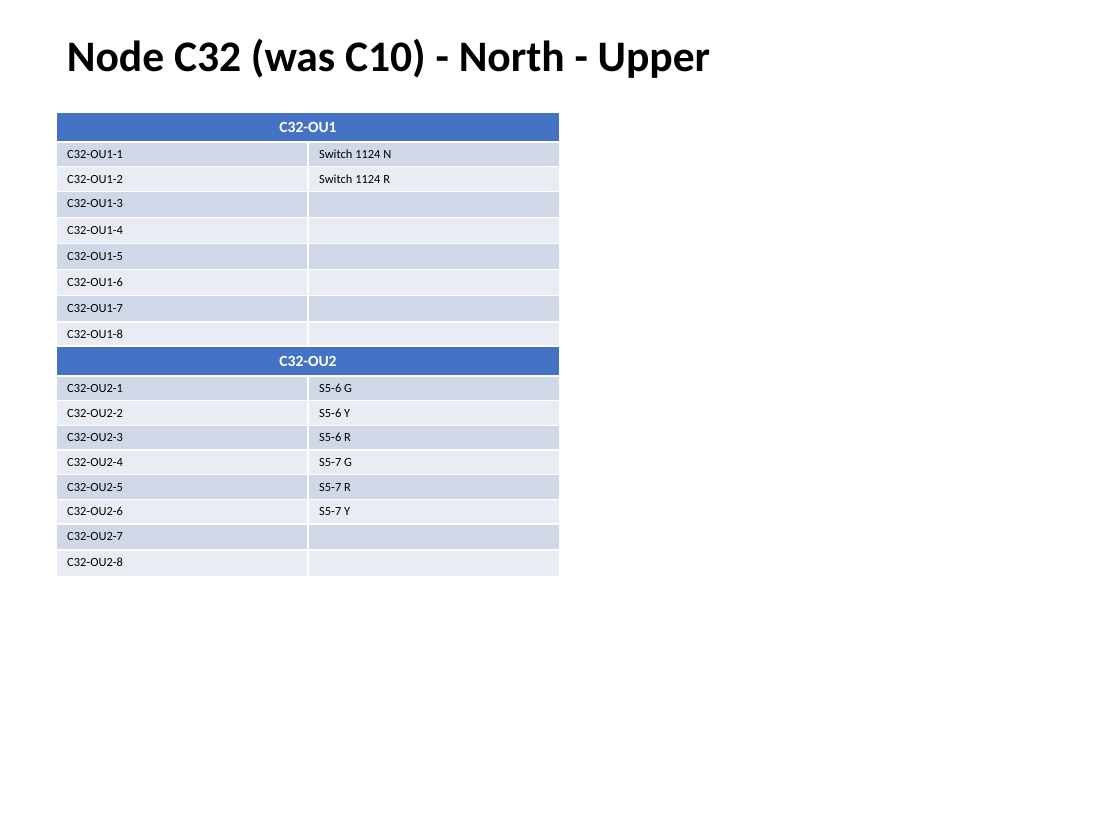
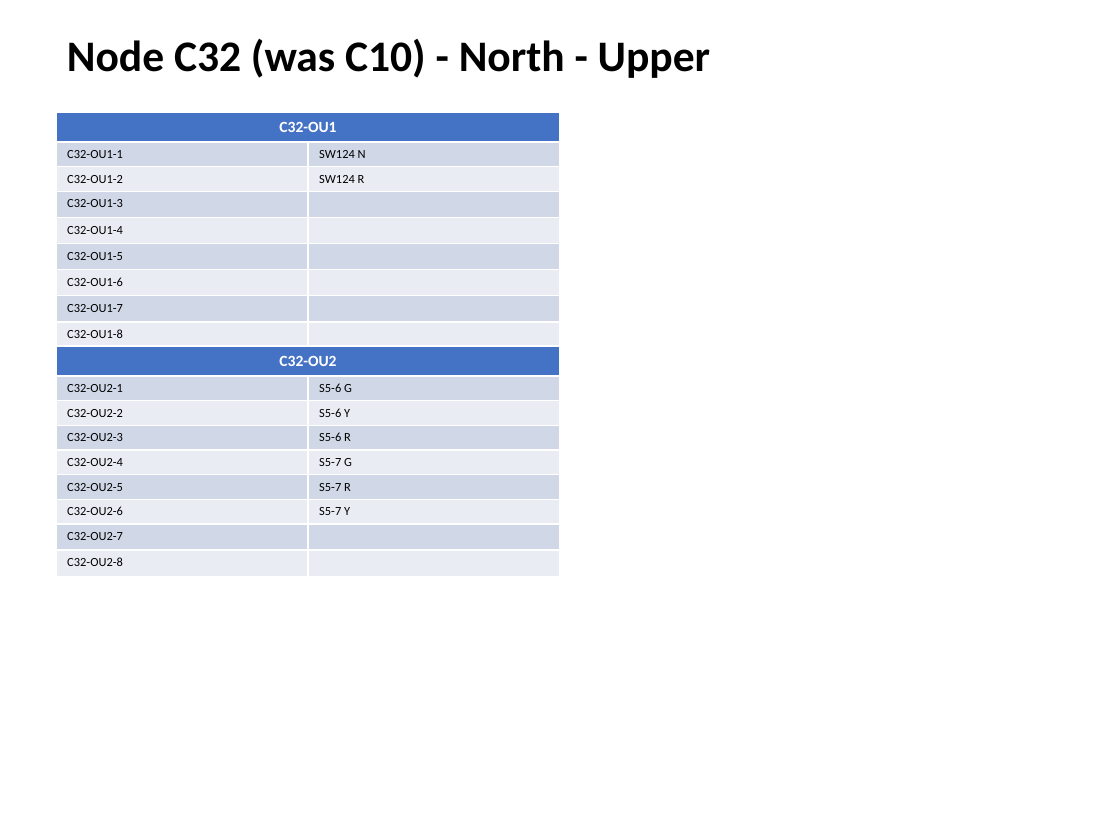
Before and after one commit to lnevo/hart, a slide deck: slide 15 of docs/wiring/Wiring_Schematic.pptx. Drawn at 1120x840 pixels with LibreOffice and Linux fonts; fonts in the diff are those of the drawing. Boxes give left, top, right and bottom in pixels: in the first picture for what was removed or moved away, otherwise in the second. Text is boxed around its words. In the diff, an @@ line names an element or a change of style, - is before the commit and + after.

```diff
--- a/docs/wiring/Wiring_Schematic.pptx
+++ b/docs/wiring/Wiring_Schematic.pptx
@@ table at bbox=[56, 112, 560, 342] @@
-row 2, column 2: Switch 1124 N
+row 2, column 2: SW124 N
-row 3, column 2: Switch 1124 R
+row 3, column 2: SW124 R
```
Also in this commit, not shown: 6 other slides changed, 9 other files.
